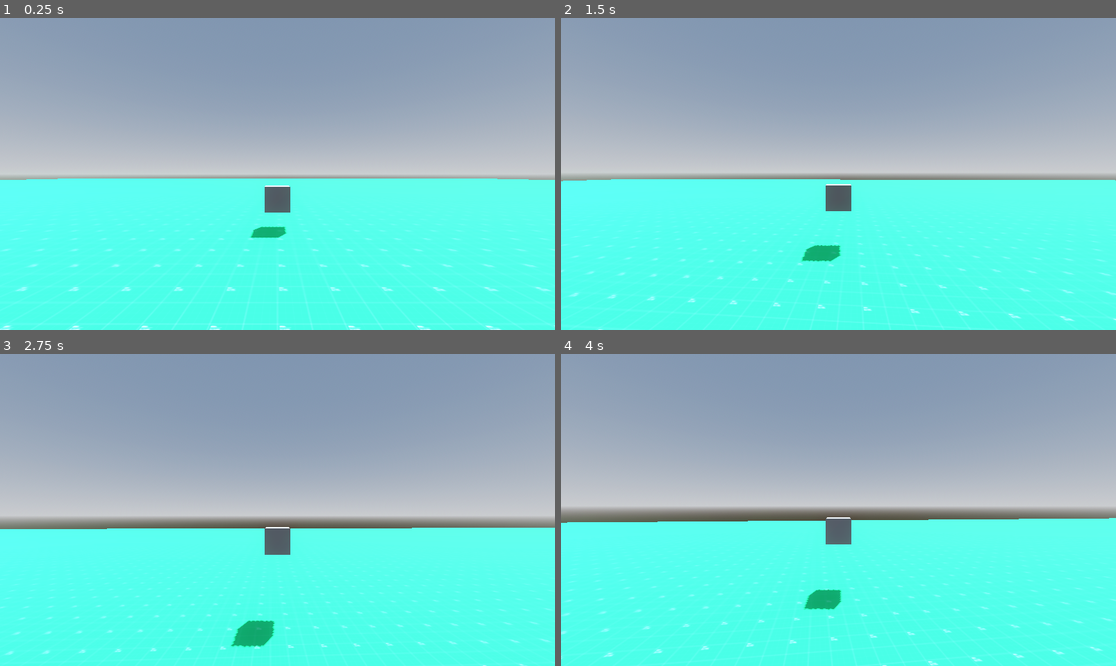
Above: before the commit, frames 1-4 (two rows, left to right).
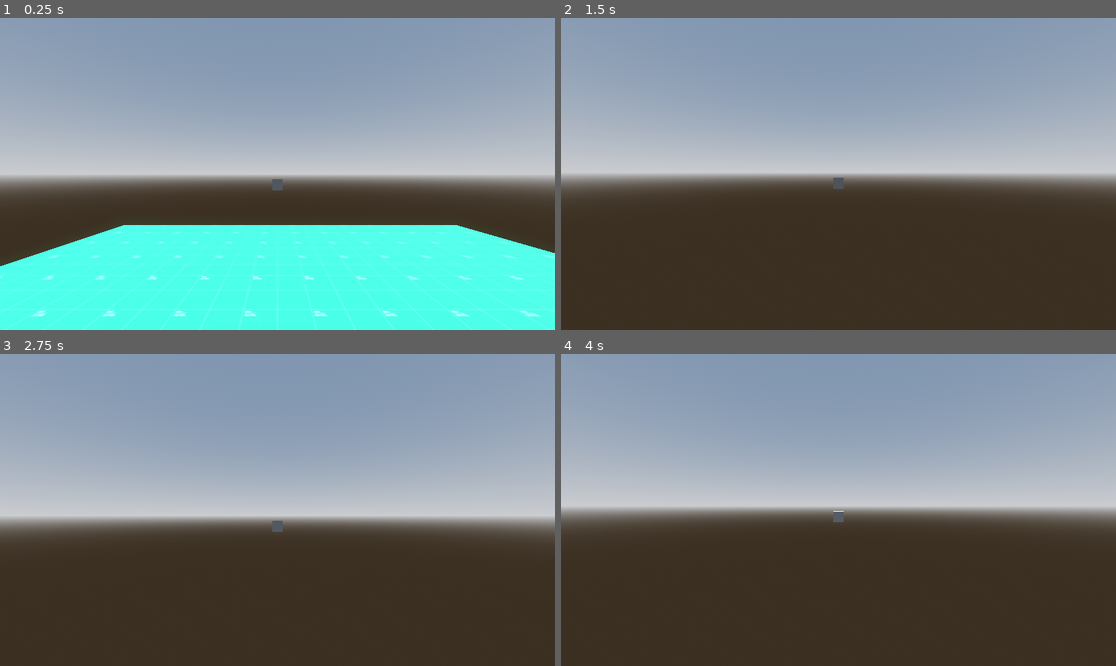
Above: after the commit, the same moments.

Repository: vivithequeen/sinandsteel
Game: Godot game, scene res://scenes/main/main.tscn
Two runs of this game, one before a commit and one after it. Both use one fixed random seed, a clock stepped at 60 frames per second and the inputs below.
Inputs (mouse positions are in pixels of both pictures, inside the frame that each line leads up to):
- Up to frame 1 (0.25 s): no input
- Up to frame 2 (1.5 s): tap Enter (ui_accept) at 0.5, 0.77, 0.8, 1.07, 1.35 s; move the mouse to (866, 174) at 0.52 s; hold W (up) from 0.53 s (still down); tap Shift (shift) at 0.6 s; move the mouse to (810, 174) at 1.27 s
- Up to frame 3 (2.75 s): keep holding W (up); tap Enter (ui_accept) at 1.52, 1.82, 2.3 s; tap Shift (shift) at 1.55, 2.1 s; move the mouse to (288, 503) at 2.02 s
- Up to frame 4 (4 s): keep holding W (up); move the mouse to (832, 516) at 2.77 s; tap Shift (shift) at 2.85 s; tap Enter (ui_accept) at 3.02, 3.32, 3.6, 3.77 s; move the mouse to (877, 513) at 3.52 s

The runs differ from the first frame. In frame 1, 19% of the frame differs, in the area x 0-100%, y 51-100%; in frame 2, 48%; in frame 3, 44%; in frame 4, 47%.
Error after the commit: Attempt to call function 'play' in base 'null instance' on a null instance. (res://player/player.gd:61)

Commit message:
dashing and double jump woring!

Diff:
--- a/player/player.gd
+++ b/player/player.gd
@@ -1,31 +1,45 @@
 extends CharacterBody3D
 
 
-const SPEED = 8.0
+const SPEED = 12.0
 const MAXSPEED = 8.0;
-const JUMP_VELOCITY = 7
+const JUMP_VELOCITY = 12
+
 const LOOK_SENSE := 0.0025;
+const dashDistance := 19;
+
+
+var hasJumpedTwice : bool = false
 var dashLocation : Vector3
 var isDashing : bool = false;
-var dashSpeed : float = 30
+var dashSpeed : float = 10;
 @onready var camera : Camera3D = $Camera3D
 
-
+var dashTimer = 0;
 func _ready():
 	Input.set_mouse_mode(Input.MOUSE_MODE_CAPTURED)
+	$dashLocation.position = Vector3(0*dashDistance, 0, -1*dashDistance)
 func _physics_process(delta):
 	# Add the gravity.
 	if not is_on_floor():
-		velocity += get_gravity() * delta
+		velocity.y += -35 * delta
 
 	# Handle jump.
-	if Input.is_action_just_pressed("ui_accept") and is_on_floor():
+	if Input.is_action_just_pressed("ui_accept") and (is_on_floor() or !hasJumpedTwice):
 		velocity.y = JUMP_VELOCITY
+		if(!hasJumpedTwice):
+			hasJumpedTwice = true;
+	if(is_on_floor()):
+		hasJumpedTwice = false;
 
 	# Get the input direction and handle the movement/deceleration.
 	# As good practice, you should replace UI actions with custom gameplay actions.
 	var input_dir = Input.get_vector("left", "right", "up", "down")
+
 	var direction = (transform.basis * Vector3(input_dir.x, 0, input_dir.y)).normalized()
+
+	if direction:
+		$dashLocation.position = Vector3(input_dir.x*dashDistance, 0, input_dir.y*dashDistance)
 	if direction and !isDashing:
 		velocity.x = direction.x * SPEED
 		velocity.z = direction.z * SPEED
@@ -34,11 +48,17 @@
 		velocity.x = move_toward(velocity.x, 0, SPEED)
 		velocity.z = move_toward(velocity.z, 0, SPEED)
 	if(isDashing):
+
+		dashTimer+=delta*dashSpeed
 		global_position = lerp(global_position,dashLocation,delta*dashSpeed)
-		if is_equal_approx(global_position.x, dashLocation.x) && is_equal_approx(global_position.z, dashLocation.z):
+		if (dashTimer>=0.99):
+			$fovAnimations.play("dash_end")
+			dashTimer = 0
 			isDashing = false;
 
+
 	if(Input.is_action_just_pressed("shift")):
+		$fovAnimations.play("dash_start")
 		isDashing = true;
 		dashLocation = $dashLocation.global_position
 
--- a/project.godot
+++ b/project.godot
@@ -14,6 +14,10 @@
 run/main_scene="uid://b8bf5o2tt487b"
 config/features=PackedStringArray("4.4", "Forward Plus")
 config/icon="res://icon.svg"
+
+[editor_plugins]
+
+enabled=PackedStringArray("res://addons/godot_super-wakatime/plugin.cfg")
 
 [input]
 
@@ -42,3 +46,7 @@
 "events": [Object(InputEventKey,"resource_local_to_scene":false,"resource_name":"","device":-1,"window_id":0,"alt_press …(195 unchanged characters)…
 ]
 }
+
+[physics]
+
+2d/default_gravity=10976.0
--- a/scenes/main/main.tscn
+++ b/scenes/main/main.tscn
@@ -26,10 +26,100 @@
 shadow_enabled = true
 
 [node name="CSGBox3D" type="CSGBox3D" parent="."]
-transform = Transform3D(1, 0, 0, 0, 1, 0, 0, 0, 1, 0, 0, 2)
+transform = Transform3D(1, 0, 0, 0, 1, 0, 0, 0, 1, 0.5, 0, -1)
 material_override = ExtResource("1_iuonh")
 use_collision = true
-size = Vector3(200, 1, 200)
+size = Vector3(13, 1, 14)
+
+[node name="CSGBox3D2" type="CSGBox3D" parent="."]
+transform = Transform3D(1, 0, 0, 0, 1, 0, 0, 0, 1, -22.5, 0, -1)
+material_override = ExtResource("1_iuonh")
+use_collision = true
+size = Vector3(13, 1, 14)
+
+[node name="CSGBox3D3" type="CSGBox3D" parent="."]
+transform = Transform3D(1, 0, 0, 0, 1, 0, 0, 0, 1, 0.5, 0, 22)
+material_override = ExtResource("1_iuonh")
+use_collision = true
+size = Vector3(13, 1, 14)
+
+[node name="CSGBox3D4" type="CSGBox3D" parent="."]
+transform = Transform3D(1, 0, 0, 0, 1, 0, 0, 0, 1, -22.5, 0, 22)
+material_override = ExtResource("1_iuonh")
+use_collision = true
+size = Vector3(13, 1, 14)
+
+[node name="CSGBox3D5" type="CSGBox3D" parent="."]
+transform = Transform3D(1, 0, 0, 0, 1, 0, 0, 0, 1, -46.5, 0, -1)
+material_override = ExtResource("1_iuonh")
+use_collision = true
+size = Vector3(13, 1, 14)
+
+[node name="CSGBox3D6" type="CSGBox3D" parent="."]
+transform = Transform3D(1, 0, 0, 0, 1, 0, 0, 0, 1, -69.5, 0, -1)
+material_override = ExtResource("1_iuonh")
+use_collision = true
+size = Vector3(13, 1, 14)
+
+[node name="CSGBox3D7" type="CSGBox3D" parent="."]
+transform = Transform3D(1, 0, 0, 0, 1, 0, 0, 0, 1, -46.5, 0, 22)
+material_override = ExtResource("1_iuonh")
+use_collision = true
+size = Vector3(13, 1, 14)
+
+[node name="CSGBox3D8" type="CSGBox3D" parent="."]
+transform = Transform3D(1, 0, 0, 0, 1, 0, 0, 0, 1, -69.5, 0, 22)
+material_override = ExtResource("1_iuonh")
+use_collision = true
+size = Vector3(13, 1, 14)
+
+[node name="CSGBox3D9" type="CSGBox3D" parent="."]
+transform = Transform3D(1, 0, 0, 0, 1, 0, 0, 0, 1, 0.5, 0, 44)
+material_override = ExtResource("1_iuonh")
+use_collision = true
+size = Vector3(13, 1, 14)
+
+[node name="CSGBox3D10" type="CSGBox3D" parent="."]
+transform = Transform3D(1, 0, 0, 0, 1, 0, 0, 0, 1, -22.5, 0, 44)
+material_override = ExtResource("1_iuonh")
+use_collision = true
+size = Vector3(13, 1, 14)
+
+[node name="CSGBox3D11" type="CSGBox3D" parent="."]
+transform = Transform3D(1, 0, 0, 0, 1, 0, 0, 0, 1, 0.5, 0, 67)
+material_override = ExtResource("1_iuonh")
+use_collision = true
+size = Vector3(13, 1, 14)
+
+[node name="CSGBox3D12" type="CSGBox3D" parent="."]
+transform = Transform3D(1, 0, 0, 0, 1, 0, 0, 0, 1, -22.5, 0, 67)
+material_override = ExtResource("1_iuonh")
+use_collision = true
+size = Vector3(13, 1, 14)
+
+[node name="CSGBox3D13" type="CSGBox3D" parent="."]
+transform = Transform3D(1, 0, 0, 0, 1, 0, 0, 0, 1, -46.5, 0, 44)
+material_override = ExtResource("1_iuonh")
+use_collision = true
+size = Vector3(13, 1, 14)
+
+[node name="CSGBox3D14" type="CSGBox3D" parent="."]
+transform = Transform3D(1, 0, 0, 0, 1, 0, 0, 0, 1, -69.5, 0, 44)
+material_override = ExtResource("1_iuonh")
+use_collision = true
+size = Vector3(13, 1, 14)
+
+[node name="CSGBox3D15" type="CSGBox3D" parent="."]
+transform = Transform3D(1, 0, 0, 0, 1, 0, 0, 0, 1, -46.5, 0, 67)
+material_override = ExtResource("1_iuonh")
+use_collision = true
+size = Vector3(13, 1, 14)
+
+[node name="CSGBox3D16" type="CSGBox3D" parent="."]
+transform = Transform3D(1, 0, 0, 0, 1, 0, 0, 0, 1, -69.5, 0, 67)
+material_override = ExtResource("1_iuonh")
+use_collision = true
+size = Vector3(13, 1, 14)
 
 [node name="Player" parent="." instance=ExtResource("1_hyk8p")]
 transform = Transform3D(1, 0, 0, 0, 1, 0, 0, 0, 1, 0, 2, 0)
